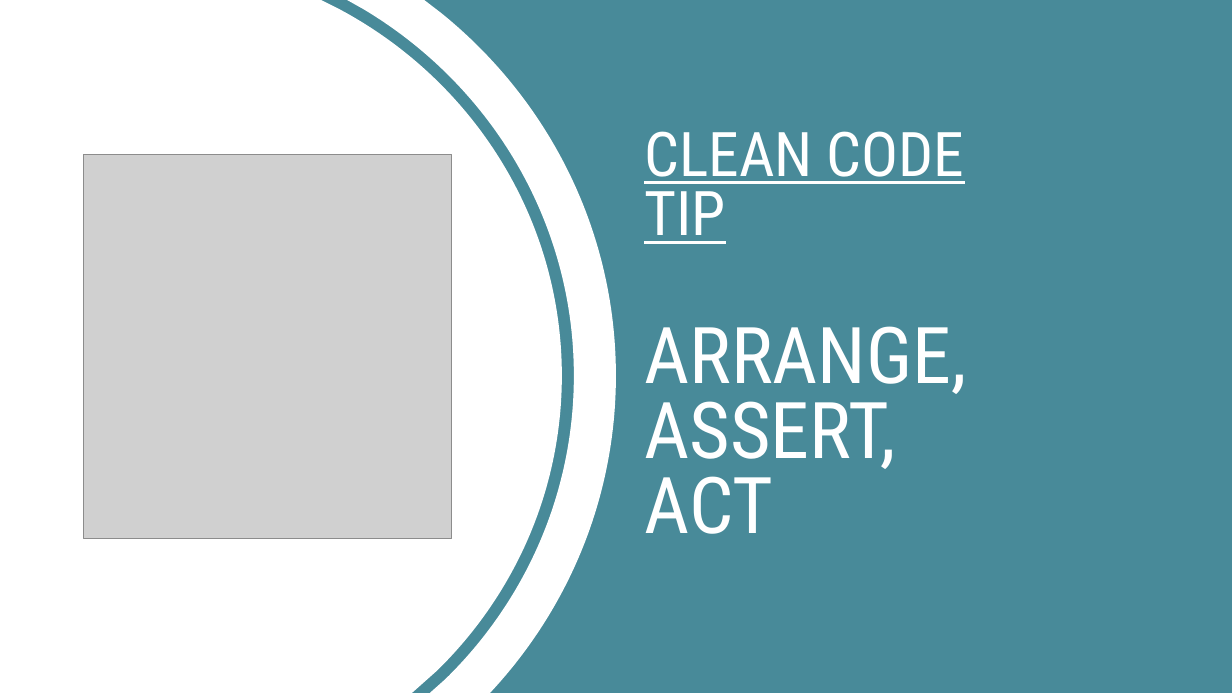
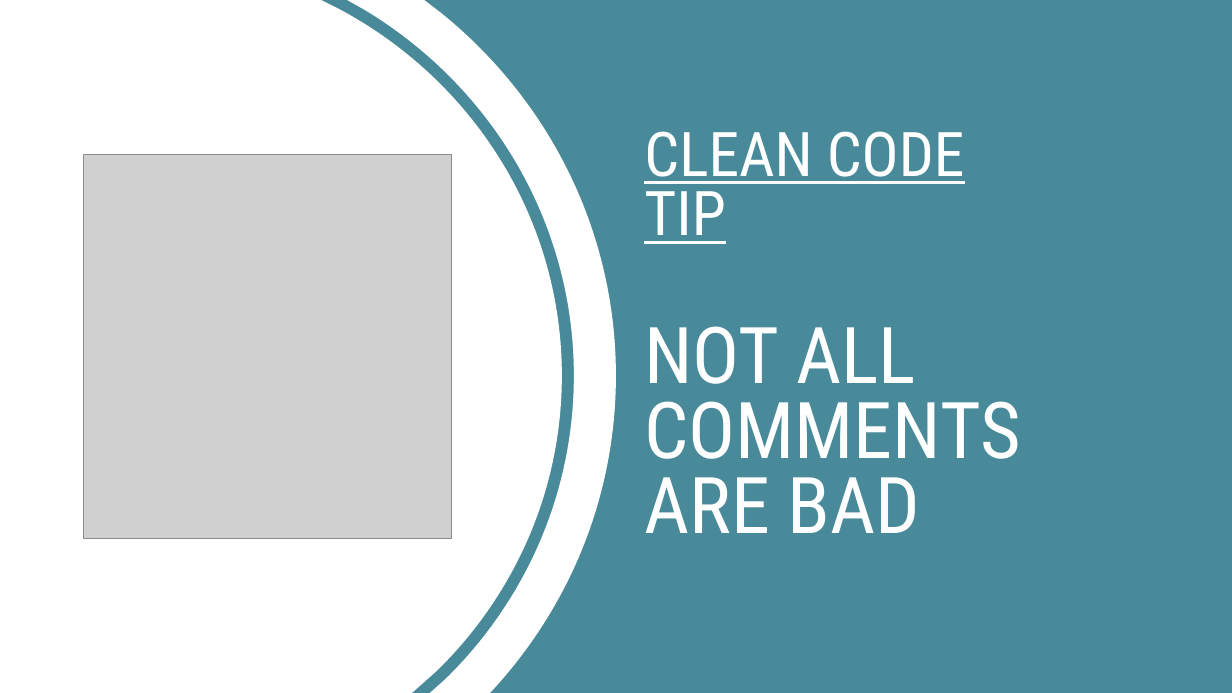
Before and after one commit to putuoka/c4it-blog, a slide deck: slide 2 of layout-cover-tips.pptx. Drawn at 1232x693 pixels with LibreOffice and Linux fonts; fonts in the diff are those of the drawing; grey boxes stand for pictures; background and template pictures are left out. Boxes give left, top, right and bottom in pixels: in the first picture for what was removed or moved away, otherwise in the second. Text is boxed around its words. In the diff, an @@ line names an element or a change of style, - is before the commit and + after.

```diff
--- a/layout-cover-tips.pptx
+++ b/layout-cover-tips.pptx
@@ title at [644, 131, 1020, 533]: text changed @@
-CLEAN CODE TIP
-ARRANGE, ASSERT,
-ACT
+CLEAN CODE TIP
+NOT ALL COMMENTS ARE BAD
```
Also in this commit, not shown: 5 other files.
